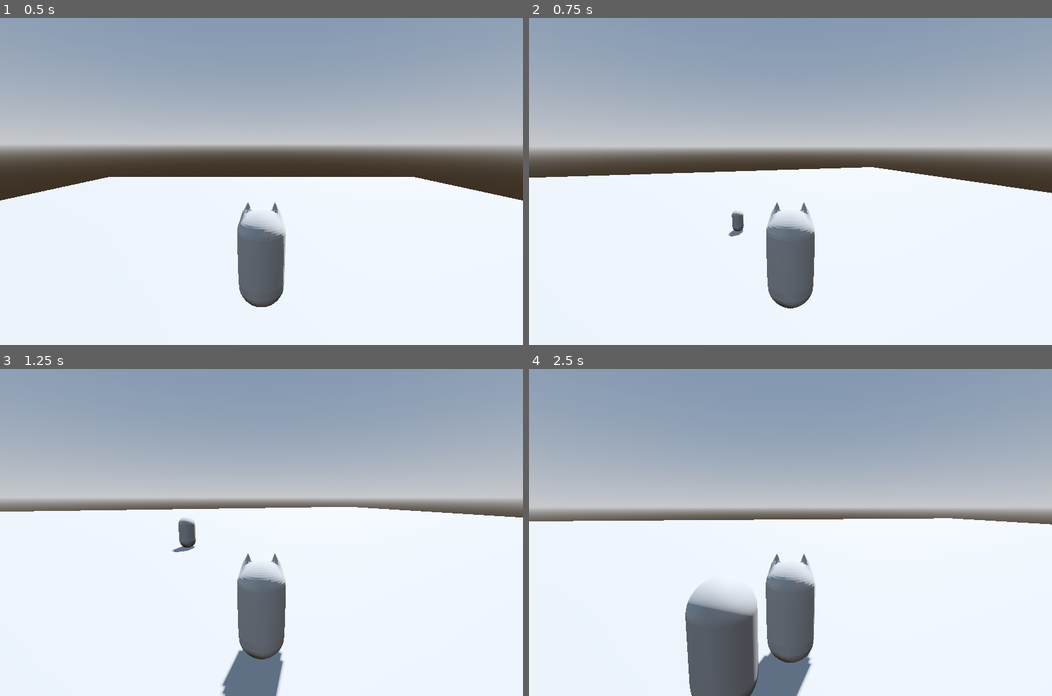
Above: before the commit, frames 1-4 (two rows, left to right).
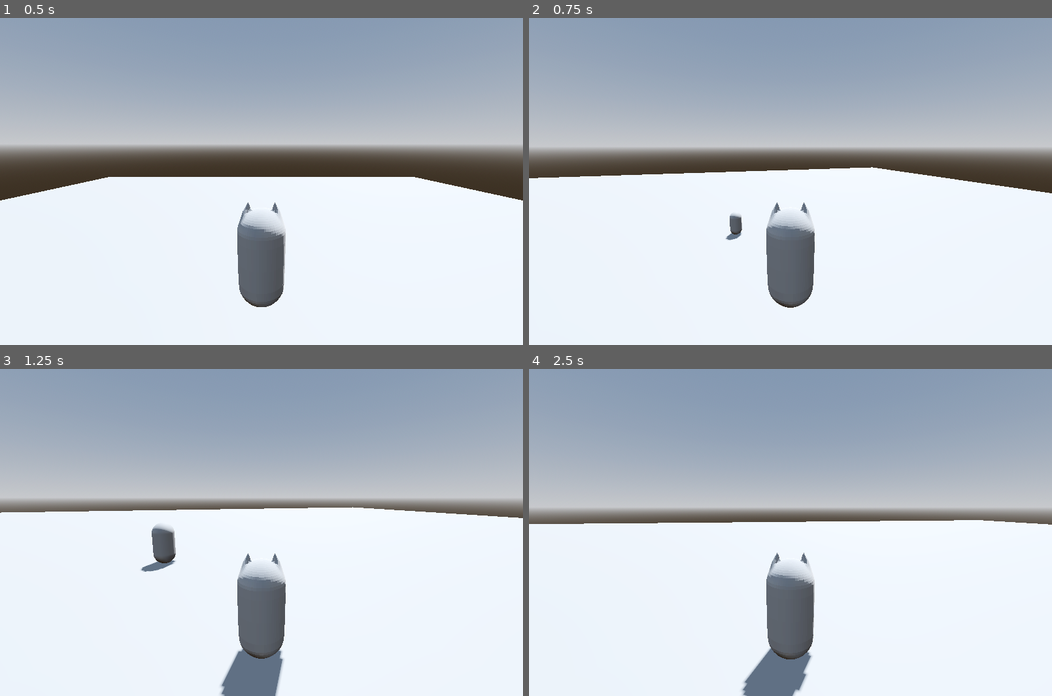
Above: after the commit, the same moments.

Repository: Nutiest/3D-Game-Project
Game: Godot game, scene res://Level.tscn
Two runs of this game, one before a commit and one after it. Both use one fixed random seed, a clock stepped at 60 frames per second and the inputs below.
Inputs (mouse positions are in pixels of both pictures, inside the frame that each line leads up to):
- Up to frame 1 (0.5 s): no input
- Up to frame 2 (0.75 s): move the mouse to (816, 181) at 0.52 s; hold W (Forward) from 0.53 s (still down); tap Shift (Sprint, bound only after the commit) at 0.6 s
- Up to frame 3 (1.25 s): keep holding W (Forward); tap Space (Jump) at 0.77 s
- Up to frame 4 (2.5 s): keep holding W (Forward); move the mouse to (764, 532) at 1.27 s; tap Mouse wheel up (Zoom In) at 1.35 s; tap Space (Jump) at 1.52 s; tap Shift (Sprint, bound only after the commit) at 1.55, 2.3 s; move the mouse to (800, 525) at 2.02 s; tap Mouse wheel down (Zoom Out) at 2.1 s

Frame 1 is identical in both runs. In frame 2, 0.3% of the frame differs, in the area x 0-100%, y 45-89%; in frame 3, 1.2%; in frame 4, 5.2%, in the area x 0-100%, y 45-100%.

Commit message:
Added sprint and fixed some camera changes I made

Diff:
--- a/Player.gd
+++ b/Player.gd
@@ -1,12 +1,15 @@
 extends CharacterBody3D
 
-@onready var pause_menu := $"SpringArm3D/Camera3D/Pause Menu"
-@onready var settings_menu := $"SpringArm3D/Camera3D/Settings Menu"
-@onready var spring_arm := $"SpringArm3D"
+@onready var pause_menu := $"TwistPivot/PitchPivot/SpringArm3D/Camera3D/Pause Menu"
+@onready var settings_menu := $"TwistPivot/PitchPivot/SpringArm3D/Camera3D/Settings Menu"
+@onready var twist_pivot := $TwistPivot
+@onready var pitch_pivot := $TwistPivot/PitchPivot
+@onready var spring_arm := $TwistPivot/PitchPivot/SpringArm3D
 @export var paused := false
 
-var SPEED = 10.0
-const JUMP_VELOCITY = 8
+var SPEED := 10.0
+const JUMP_VELOCITY := 8
+var sprint := false
 
 var mouse_sensitivity := 0.002
 var twist_input := 0.0
@@ -41,14 +44,24 @@
 	# Get the input direction and handle the movement/deceleration.
 	# As good practice, you should replace UI actions with custom gameplay actions.
 	var input_dir = Input.get_vector("Left", "Right", "Forward", "Backward")
-	var direction = (spring_arm.basis * Vector3(input_dir.x, 0, input_dir.y)).normalized()
+	var direction = (twist_pivot.basis * Vector3(input_dir.x, 0, input_dir.y)).normalized()
 	if direction:
 		$MeshInstance3D.look_at(position + Vector3(direction.x,0,direction.z))
 		velocity.x = direction.x * SPEED
 		velocity.z = direction.z * SPEED
+
+		if Input.is_action_just_pressed("Sprint"):
+			sprint = !sprint
+
+		if sprint:
+			velocity.x = direction.x * SPEED * 1.5
+			velocity.z = direction.z * SPEED * 1.5
 	else:
+		sprint = false
 		velocity.x = move_toward(velocity.x, 0, SPEED)
 		velocity.z = move_toward(velocity.z, 0, SPEED)
+
+
 
 	if Input.is_action_just_pressed("Pause"):
 		open_close_pause_menu()
@@ -58,10 +71,10 @@
 
 
 func mouse_movement() -> void:
-	spring_arm.rotate_y(twist_input)
-	spring_arm.rotate_x(pitch_input)
-	spring_arm.rotation.z = 0.0
-	spring_arm.rotation_degrees.x = clamp(spring_arm.rotation_degrees.x, -90, 32)
+	twist_pivot.rotate_y(twist_input)
+	pitch_pivot.rotate_x(pitch_input)
+	#spring_arm.rotation.z = 0.0
+	pitch_pivot.rotation_degrees.x = clamp(pitch_pivot.rotation_degrees.x, -60, 70)
 
 	twist_input = 0.0
 	pitch_input = 0.0
--- a/Player.tscn
+++ b/Player.tscn
@@ -16,22 +16,26 @@
 [node name="CollisionShape3D" type="CollisionShape3D" parent="."]
 shape = SubResource("CapsuleShape3D_28n0u")
 
-[node name="SpringArm3D" type="SpringArm3D" parent="."]
+[node name="TwistPivot" type="Node3D" parent="."]
+
+[node name="PitchPivot" type="Node3D" parent="TwistPivot"]
+
+[node name="SpringArm3D" type="SpringArm3D" parent="TwistPivot/PitchPivot"]
 transform = Transform3D(1, 0, 0, 0, 0.984808, 0.173648, 0, -0.173648, 0.984808, 0, 1.5, 0)
 collision_mask = 3
 spring_length = 4.0
 
-[node name="Camera3D" type="Camera3D" parent="SpringArm3D"]
+[node name="Camera3D" type="Camera3D" parent="TwistPivot/PitchPivot/SpringArm3D"]
 transform = Transform3D(1, 0, 0, 0, 1, 1.49012e-08, 0, -1.49012e-08, 1, 0, 0, 0)
 
-[node name="Pause Menu" parent="SpringArm3D/Camera3D" instance=ExtResource("3_a8l80")]
+[node name="Pause Menu" parent="TwistPivot/PitchPivot/SpringArm3D/Camera3D" instance=ExtResource("3_a8l80")]
 anchors_preset = 8
 offset_left = 0.0
 offset_top = 0.0
 offset_right = 0.0
 offset_bottom = 0.0
 
-[node name="Settings Menu" parent="SpringArm3D/Camera3D" instance=ExtResource("4_jy4bg")]
+[node name="Settings Menu" parent="TwistPivot/PitchPivot/SpringArm3D/Camera3D" instance=ExtResource("4_jy4bg")]
 anchors_preset = 8
 offset_left = 0.0
 offset_top = 0.0
--- a/project.godot
+++ b/project.godot
@@ -67,6 +67,11 @@
 "events": [Object(InputEventMouseButton,"resource_local_to_scene":false,"resource_name":"","device":-1,"window_id":0,"a …(253 unchanged characters)…
 ]
 }
+Sprint={
+"deadzone": 0.5,
+"events": [Object(InputEventKey,"resource_local_to_scene":false,"resource_name":"","device":-1,"window_id":0,"alt_pressed":false,"shift_pressed":false,"ctrl_pressed":false,"meta_pressed":false,"pressed":false,"keycode":0,"physical_keycode":4194325,"key_label":0,"unicode":0,"echo":false,"script":null)
+]
+}
 
 [rendering]
 
